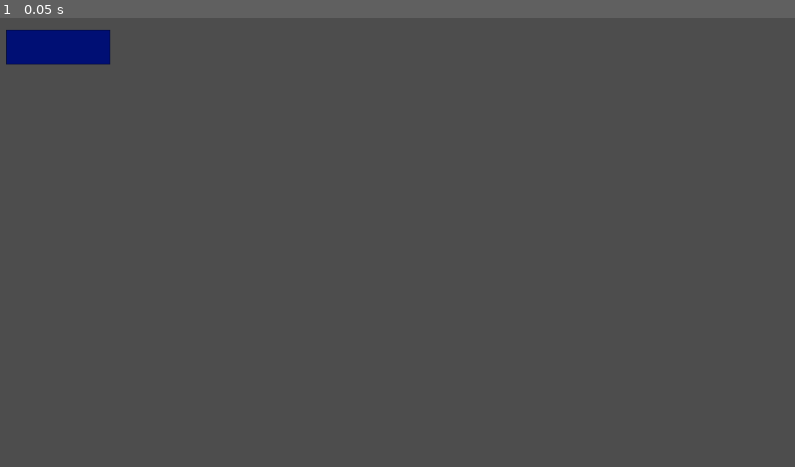
Above: before the commit, frame 1.
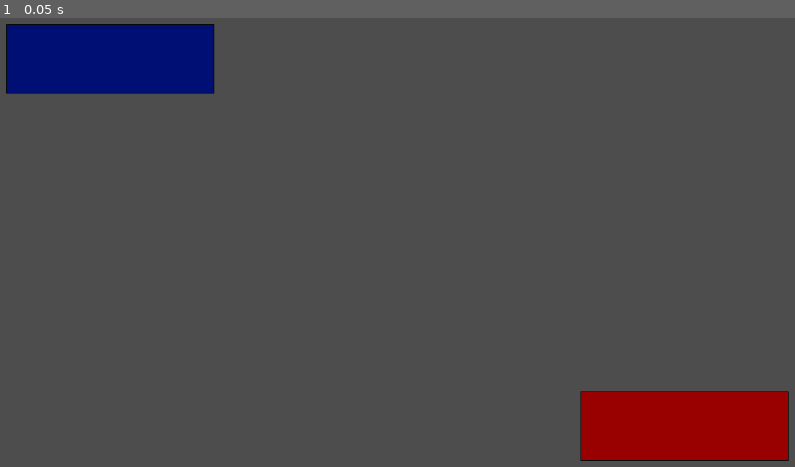
Above: after the commit, the same moment.

Repository: mcas2/ancient_tactics
Game: Godot game, scene res://Main.tscn
The game is run twice, just before and just after one commit, with the same random seed, the same clock (stepped at 60 frames per second) and the same inputs. Before the commit the project starts from res://Battle.tscn.
Inputs:
- Up to frame 1 (0.05 s): no input

The runs differ from the first frame. In frame 1, 7.2% of the frame differs, in the area x 0-100%, y 1-99%.

Commit message:
Enemy added

Diff:
--- a/Formation.gd
+++ b/Ally.gd
@@ -9,9 +9,6 @@
 var selectable = false
 var selected = false
 var rotable = false
-
-func _init():
-	print("Click to select, Q to deselect, R to rotate")
 
 func _input(event):
 	if selectable && event.is_action("right_click"):
@@ -29,7 +26,7 @@
 		sprite.texture = rotable_texture
 		look_at(get_global_mouse_position())
 
-func _physics_process(delta):
+func _physics_process(_delta):
 	velocity = position.direction_to(target) * speed
 	if position.distance_to(target) > 10:
 		move_and_slide()
@@ -40,7 +37,7 @@
 func _mouse_exit():
 	selectable = false
 
-func rotate_formation(event):
+func rotate_formation(_event):
 	if (rotable):
 		rotable = false
 		sprite.texture = selected_texture
--- a/Battle.tscn
+++ /dev/null
@@ -1,20 +0,0 @@
-[gd_scene load_steps=4 format=3 uid="uid://c87hcha2cybrj"]
-
-[ext_resource type="Script" path="res://Formation.gd" id="1"]
-[ext_resource type="Texture2D" uid="uid://btlclwseu0a3v" path="res://images/formation_blue.png" id="2"]
-
-[sub_resource type="RectangleShape2D" id="1"]
-size = Vector2(75, 25)
-
-[node name="AllyFormation" type="CharacterBody2D"]
-position = Vector2(84, 42)
-input_pickable = true
-script = ExtResource("1")
-
-[node name="AllyFormationSprite" type="Sprite2D" parent="."]
-scale = Vector2(0.5, 0.5)
-texture = ExtResource("2")
-
-[node name="AllyFormationShape" type="CollisionShape2D" parent="."]
-scale = Vector2(2, 2)
-shape = SubResource("1")
--- /dev/null
+++ b/Enemy.gd
@@ -0,0 +1,45 @@
+extends CharacterBody2D
+
+@export var speed = 400
+var selected_texture = preload("res://images/formation_selected_red.png")
+var rotable_texture = preload("res://images/formation_rotable_red.png")
+var default_texture = preload("res://images/formation_red.png")
+@onready var sprite = get_node("EnemyFormationSprite")
+var target = position
+var selectable = false
+var selected = false
+var rotable = false
+
+func _input(event):
+	if selectable && event.is_action("right_click"):
+		selected = true
+		sprite.texture = selected_texture
+	if selected:
+		if event.is_action("right_click") and !rotable:
+			target = get_global_mouse_position()
+		if event is InputEventKey and event.pressed and event.keycode == KEY_R:
+			rotate_formation(event)
+		if event is InputEventKey and event.pressed and event.keycode == KEY_Q:
+			sprite.texture = default_texture
+			selected = false
+	if (rotable):
+		sprite.texture = rotable_texture
+		look_at(get_global_mouse_position())
+
+func _physics_process(_delta):
+	velocity = position.direction_to(target) * speed
+	if position.distance_to(target) > 10:
+		move_and_slide()
+
+func _mouse_enter():
+	selectable = true
+
+func _mouse_exit():
+	selectable = false
+
+func rotate_formation(_event):
+	if (rotable):
+		rotable = false
+		sprite.texture = selected_texture
+	else:
+		rotable = true
--- /dev/null
+++ b/Main.gd
@@ -0,0 +1,14 @@
+extends Node
+
+
+# Called when the node enters the scene tree for the first time.
+func _ready():
+	pass # Replace with function body.
+
+
+# Called every frame. 'delta' is the elapsed time since the previous frame.
+func _process(_delta):
+	pass
+
+func _init():
+	print("Click to select, Q to deselect, R to rotate")
--- /dev/null
+++ b/Main.tscn
@@ -0,0 +1,35 @@
+[gd_scene load_steps=7 format=3 uid="uid://cihmox84ufbsm"]
+
+[ext_resource type="Script" path="res://Main.gd" id="1_b6lgy"]
+[ext_resource type="Script" path="res://Ally.gd" id="1_vhliu"]
+[ext_resource type="Texture2D" uid="uid://btlclwseu0a3v" path="res://images/formation_blue.png" id="2_so6tx"]
+[ext_resource type="Script" path="res://Enemy.gd" id="3_po2b1"]
+[ext_resource type="Texture2D" uid="uid://cw33kp8gc7mlo" path="res://images/formation_red.png" id="4_jn2jo"]
+
+[sub_resource type="RectangleShape2D" id="RectangleShape2D_rv3ib"]
+size = Vector2(300, 100)
+
+[node name="Node" type="Node"]
+script = ExtResource("1_b6lgy")
+
+[node name="AllyFormation" type="CharacterBody2D" parent="."]
+position = Vector2(159, 59)
+input_pickable = true
+script = ExtResource("1_vhliu")
+
+[node name="AllyFormationSprite" type="Sprite2D" parent="AllyFormation"]
+texture = ExtResource("2_so6tx")
+
+[node name="CollisionShape2D" type="CollisionShape2D" parent="AllyFormation"]
+shape = SubResource("RectangleShape2D_rv3ib")
+
+[node name="EnemyFormation" type="CharacterBody2D" parent="."]
+position = Vector2(987, 589)
+input_pickable = true
+script = ExtResource("3_po2b1")
+
+[node name="EnemyFormationSprite" type="Sprite2D" parent="EnemyFormation"]
+texture = ExtResource("4_jn2jo")
+
+[node name="CollisionShape2D" type="CollisionShape2D" parent="EnemyFormation"]
+shape = SubResource("RectangleShape2D_rv3ib")
--- a/project.godot
+++ b/project.godot
@@ -11,7 +11,7 @@
 [application]
 
 config/name="Ancient Tactics"
-run/main_scene="res://Battle.tscn"
+run/main_scene="res://Main.tscn"
 config/features=PackedStringArray("4.0")
 config/icon="res://icon.png"
 
Binary file added: images/formation_red.png
Not shown, added: images/formation_red.png.import
Binary file added: images/formation_rotable_red.png
Not shown, added: images/formation_rotable_red.png.import
Binary file added: images/formation_selected_red.png
Not shown, added: images/formation_selected_red.png.import
